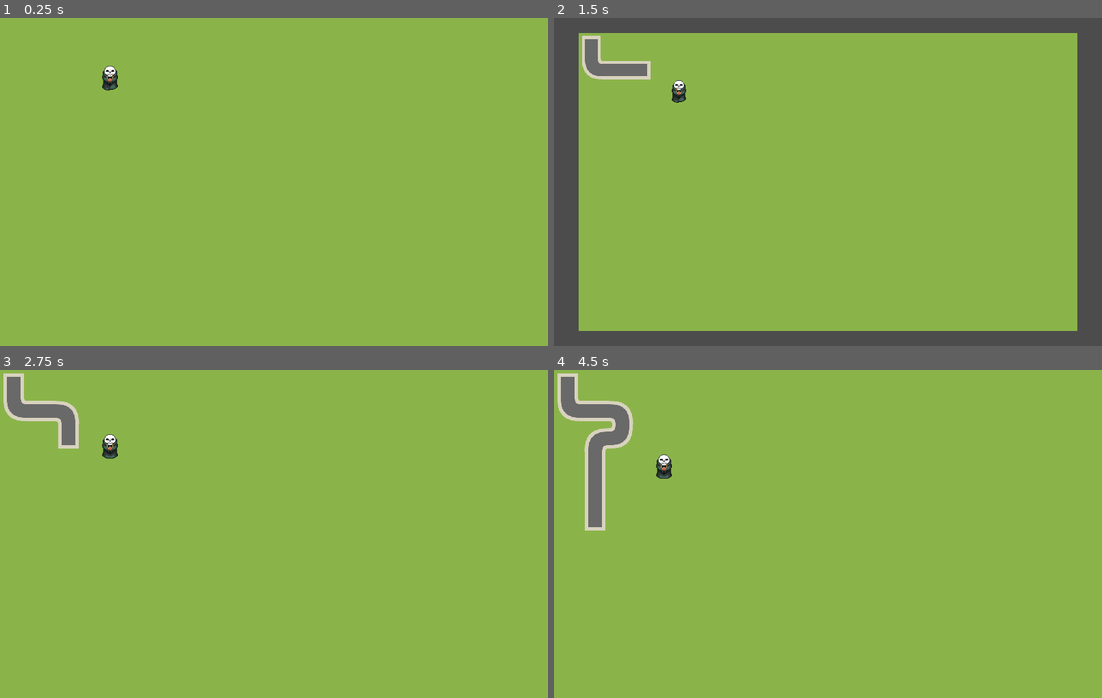
Above: before the commit, frames 1-4 (two rows, left to right).
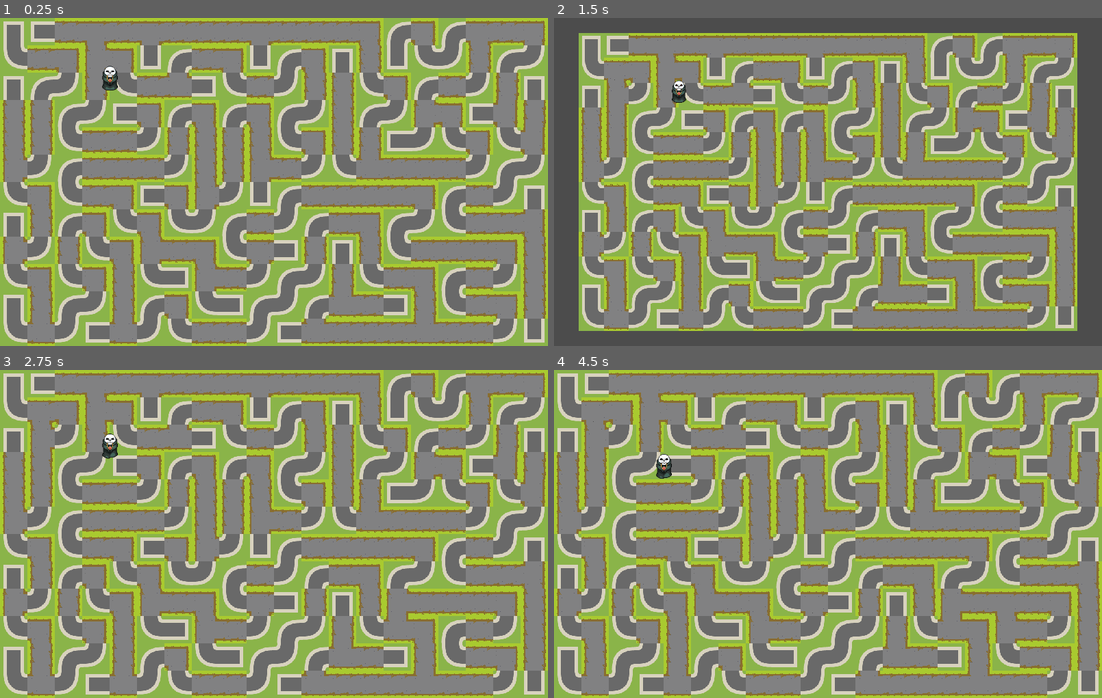
Above: after the commit, the same moments.

Repository: Yemm-Ps1/VideoGam
Game: Godot game, scene res://Maze.tscn
Same seed, same stepped clock (60 frames per second), same inputs: the game is played once before the commit and once after it.
Inputs (mouse positions are in pixels of both pictures, inside the frame that each line leads up to):
- Up to frame 1 (0.25 s): no input
- Up to frame 2 (1.5 s): tap Enter (ui_accept) at 0.5, 0.77, 1.25 s; move the mouse to (948, 165) at 0.52 s; hold Ctrl (modifier) 0.53-1.28 s; move the mouse to (718, 198) at 1.27 s; hold Down (ui_down) from 1.28 s (still down); tap Mouse wheel down (scroll_down) at 1.35 s
- Up to frame 3 (2.75 s): tap Enter (ui_accept) at 1.52 s; move the mouse to (328, 461) at 2.02 s; release Down (ui_down) at 2.03 s; tap Mouse wheel up (scroll_up) at 2.1 s
- Up to frame 4 (4.5 s): tap Enter (ui_accept) at 2.75, 3.02, 3.5, 3.77 s; move the mouse to (800, 599) at 2.77 s; tap Ctrl (modifier) at 2.85 s; move the mouse to (992, 583) at 3.52 s; hold Down (ui_down) from 3.53 s (still down); tap Mouse wheel down (scroll_down) at 3.6 s; move the mouse to (663, 484) at 4.27 s; tap Mouse wheel up (scroll_up) at 4.35 s

The runs differ from the first frame. In frame 1, 84% of the frame differs, in the area x 0-100%, y 0-100%; in frame 2, 69%; in frame 3, 84%; in frame 4, 84%.

Commit message:
ROADS

Diff:
--- a/Maze.gd
+++ b/Maze.gd
@@ -93,7 +93,6 @@
 
 	# Al gore rythm (Recursive backtracker)
 	while unvisited:
-		yield(self, "continue_signal")
 		var neighbors = check_neighbors(current, unvisited) # Gets all unvisited neighbors.
 		if neighbors.size() > 0: # If there is an unvisited neighbour.
 			var next = neighbors[randi() % neighbors.size()] # Randomly choose one of the potential neighbours.
--- a/Maze.tscn
+++ b/Maze.tscn
@@ -37,7 +37,6 @@
 
 [node name="Maze" type="Node2D"]
 script = ExtResource( 2 )
-zoom = 0.1
 
 [node name="TileMap" type="TileMap" parent="."]
 tile_set = ExtResource( 1 )
@@ -60,5 +59,5 @@
 
 [node name="AnimatedSprite" type="AnimatedSprite" parent="Player"]
 frames = SubResource( 6 )
-frame = 1
+frame = 2
 playing = true
Binary file added: assets/10.png
Not shown, added: assets/10.png.import
Binary file added: assets/5.png
Not shown, added: assets/5.png.import
Binary file changed: assets/spritesheet.png
